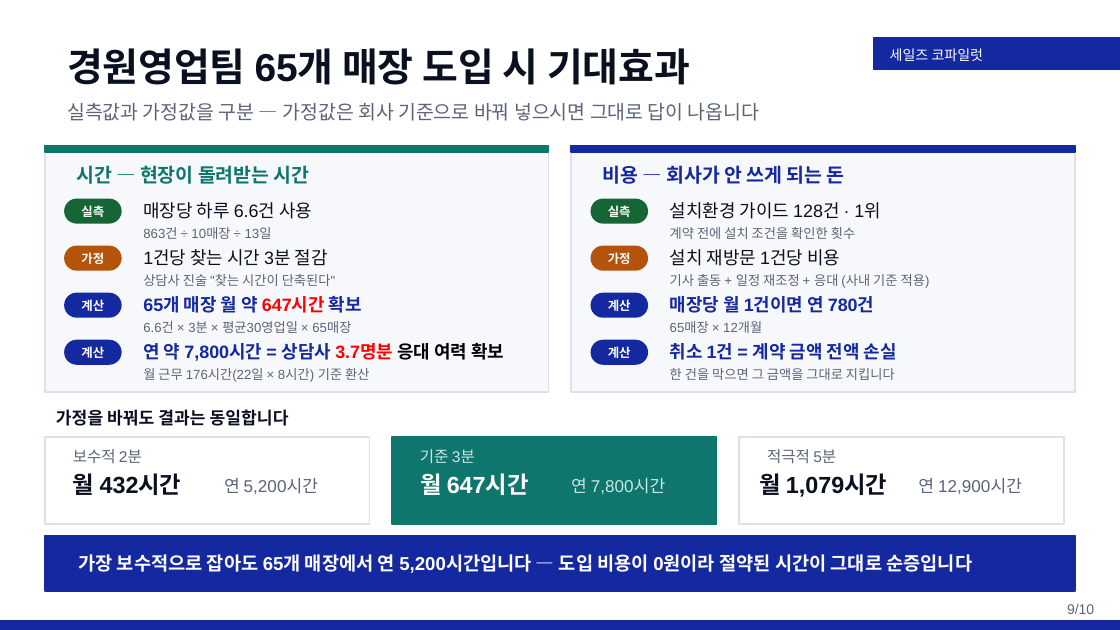
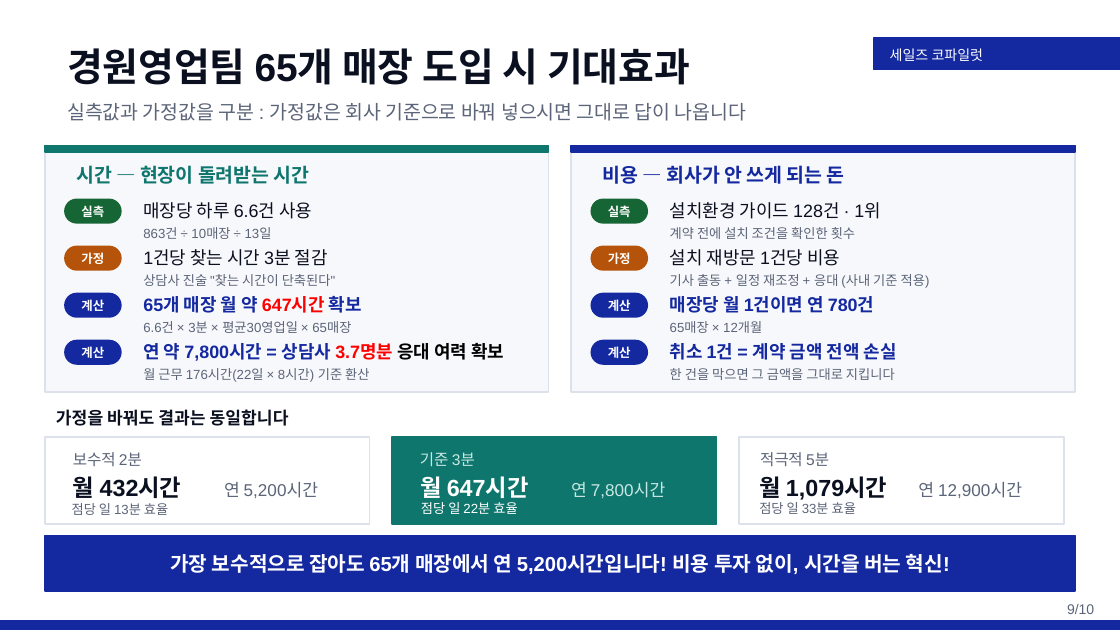
Before and after one commit to rhrjsgks-jarvis/gyeongwon-ax-hub, a slide deck: slide 9 of 발표자료/세일즈코파일럿_5분발표_웹툰없음(삼성폰트적용).pptx. Drawn at 1120x630 pixels with LibreOffice and Linux fonts; fonts in the diff are those of the drawing. Boxes give left, top, right and bottom in pixels: in the first picture for what was removed or moved away, otherwise in the second. Text is boxed around its words. In the diff, an @@ line names an element or a change of style, - is before the commit and + after.

```diff
--- a/발표자료/세일즈코파일럿_5분발표_웹툰없음(삼성폰트적용).pptx
+++ b/발표자료/세일즈코파일럿_5분발표_웹툰없음(삼성폰트적용).pptx
@@ text at bbox=[67, 103, 746, 121]: text changed @@
-실측값과 가정값을 구분 — 가정값은 회사 기준으로 바꿔 넣으시면 그대로 답이 나옵니다
+실측값과 가정값을 구분 : 가정값은 회사 기준으로 바꿔 넣으시면 그대로 답이 나옵니다
@@ text "적극적 5분": place and size @@
-text "적극적 5분" at bbox=[767, 449, 836, 464]
+text "적극적 5분" at bbox=[760, 452, 829, 467]
@@ 3 texts: place and size @@
-3 texts at bbox=[224, 478, 1022, 494]
+3 texts at bbox=[224, 482, 1022, 498]
@@ text added at bbox=[72, 503, 168, 515], 8.5 pt, text #5B6478 @@
+점당 일 13분 효율
@@ text added at bbox=[421, 502, 517, 514], 8.5 pt, text #FFFFFF @@
+점당 일 22분 효율
@@ text added at bbox=[759, 502, 856, 514], 8.5 pt, text #5B6478 @@
+점당 일 33분 효율
@@ text at bbox=[170, 554, 950, 574]: text changed; size 12 to 13 pt @@
-가장 보수적으로 잡아도 65개 매장에서 연 5,200시간입니다 — 도입 비용이 0원이라 절약된 시간이 그대로 순증입니다
+가장 보수적으로 잡아도 65개 매장에서 연 5,200시간입니다! 비용 투자 없이, 시간을 버는 혁신!
```
Also in this commit, not shown: 7 other slides changed, 1 other file.
